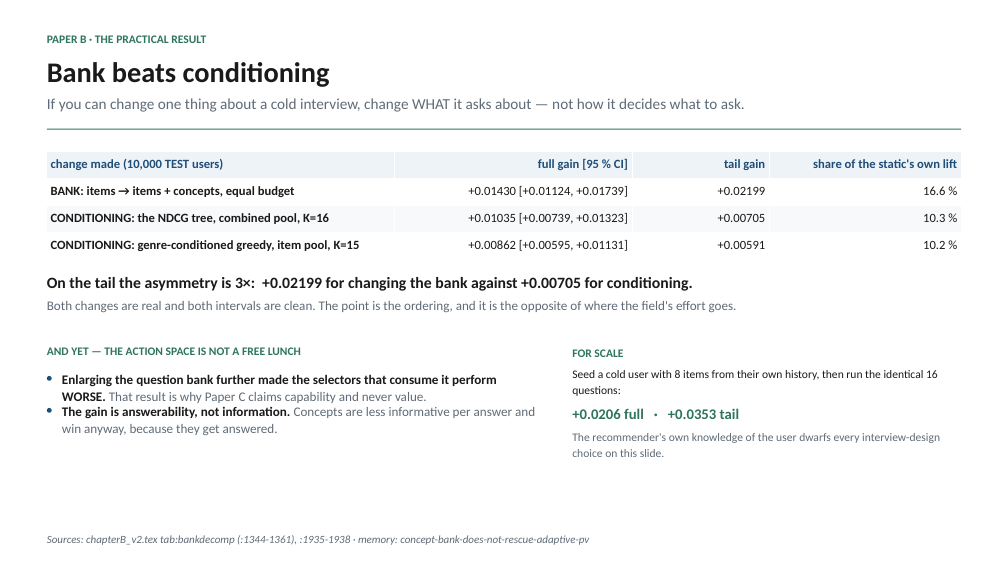
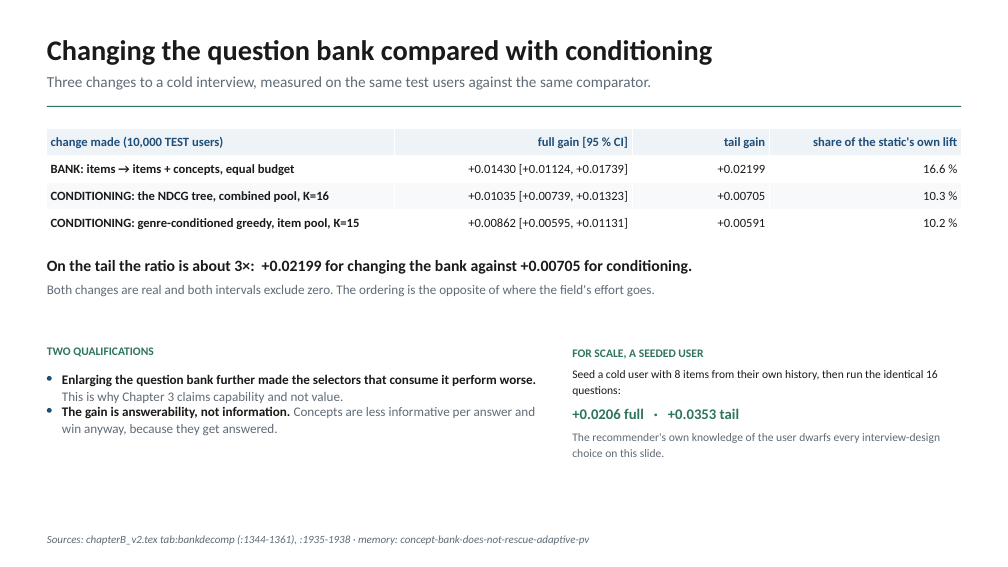
Before and after one commit to makarovaalexa-brch/casper, a slide deck: slide 25 of new_chapters/slides/casper_supervisor_2026-09.pptx (slide 23 before the commit). Drawn at 1008x567 pixels with LibreOffice and Linux fonts; fonts in the diff are those of the drawing. Boxes give left, top, right and bottom in pixels: in the first picture for what was removed or moved away, otherwise in the second. Text is boxed around its words. In the diff, an @@ line names an element or a change of style, - is before the commit and + after.

```diff
--- a/new_chapters/slides/casper_supervisor_2026-09.pptx
+++ b/new_chapters/slides/casper_supervisor_2026-09.pptx
@@ text at box(47, 40, 712, 65): text changed @@
-Bank beats conditioning
+Changing the question bank compared with conditioning
@@ text removed at box(47, 33, 206, 46) @@
-PAPER B · THE PRACTICAL RESULT
@@ text added at box(47, 76, 651, 90), 14.5 pt, text #5F6B76 @@
+Three changes to a cold interview, measured on the same test users against the same comparator.
@@ rectangle: place and size @@
-rectangle at box(47, 129, 961, 130)
+rectangle at box(47, 106, 961, 107)
@@ text removed at box(47, 98, 745, 112) @@
-If you can change one thing about a cold interview, change WHAT it asks about — not how it decides what to ask.
@@ table: place and size @@
-table at box(47, 151, 961, 259)
+table at box(47, 129, 961, 237)
@@ text at box(47, 260, 692, 296): text changed @@
-On the tail the asymmetry is 3×: +0.02199 for changing the bank against +0.00705 for conditioning.
-Both changes are real and both intervals are clean. The point is the ordering, and it is the opposite of where the field's effort goes.
+On the tail the ratio is about 3×: +0.02199 for changing the bank against +0.00705 for conditioning.
+Both changes are real and both intervals exclude zero. The ordering is the opposite of where the field's effort goes.
@@ text at box(47, 347, 154, 357): text changed @@
-AND YET — THE ACTION SPACE IS NOT A FREE LUNCH
+TWO QUALIFICATIONS
@@ text at box(572, 349, 703, 359): text changed @@
-FOR SCALE
+FOR SCALE, A SEEDED USER
@@ text at box(62, 374, 537, 403): text changed @@
-Enlarging the question bank further made the selectors that consume it perform WORSE. That result is why Paper C claims capability and never value.
+Enlarging the question bank further made the selectors that consume it perform worse. This is why Chapter 3 claims capability and not value.
```
Also in this commit, not shown: 53 other slides changed, 4 slides added, 1 slide removed, 11 other files.
